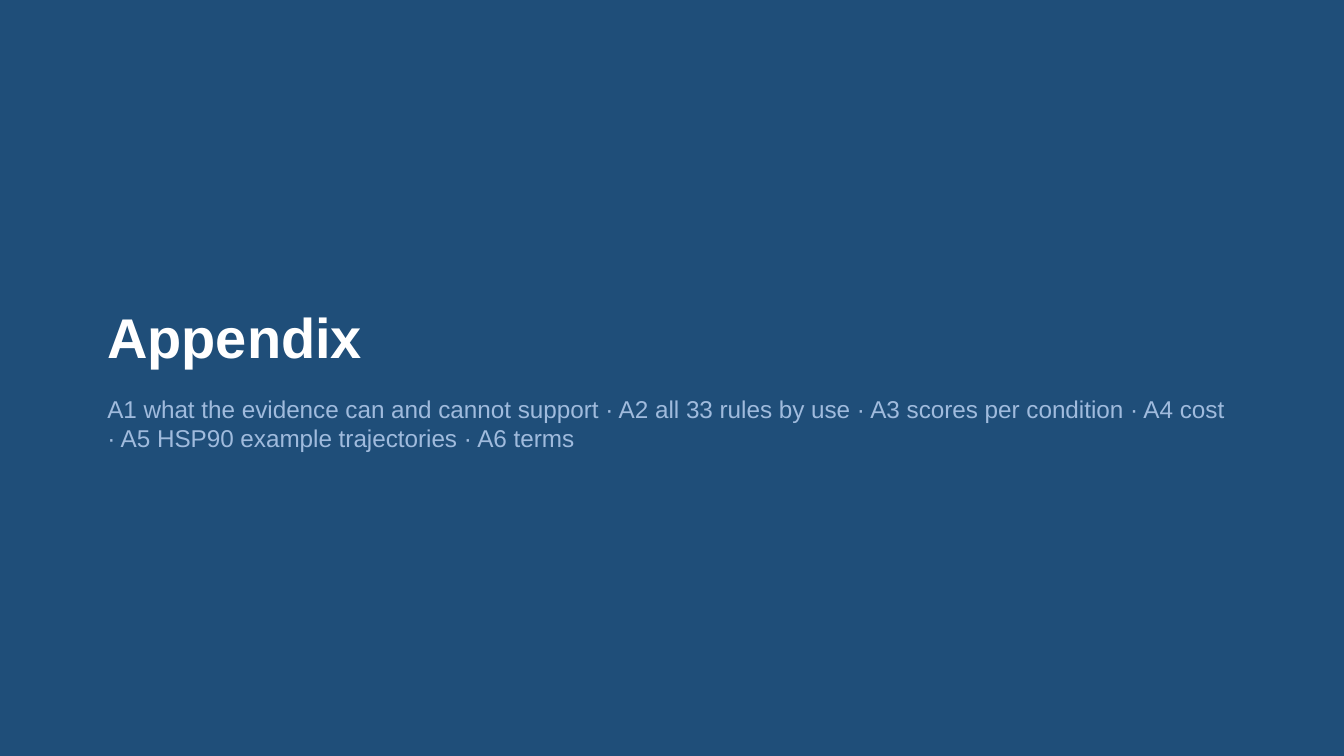
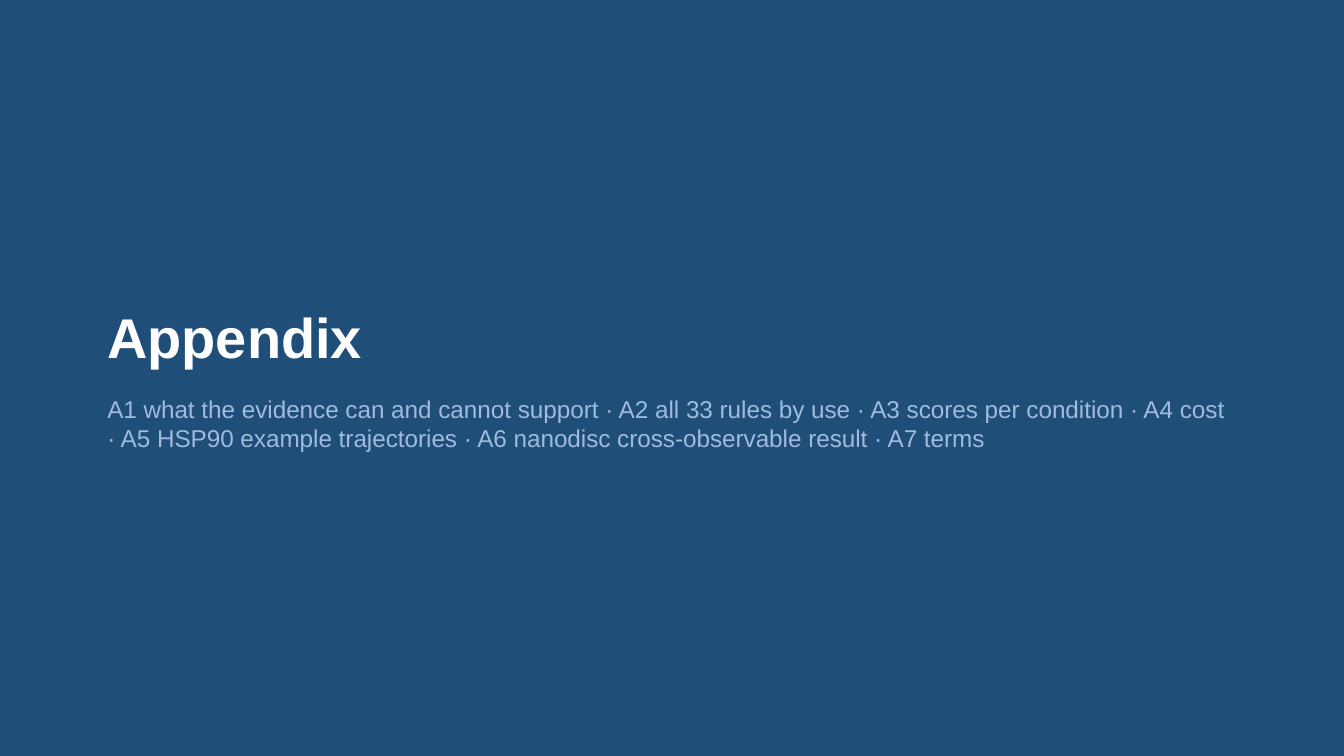
Before and after one commit to alex051107/dynamics-atlas-harness, a slide deck: slide 20 of review/rules-agent-study-20260909/development-results/SOOJUNG_DISCUSSION_20260910_EN.pptx. Drawn at 1344x756 pixels with LibreOffice and Linux fonts; fonts in the diff are those of the drawing. Boxes give left, top, right and bottom in pixels: in the first picture for what was removed or moved away, otherwise in the second. Text is boxed around its words. In the diff, an @@ line names an element or a change of style, - is before the commit and + after.

```diff
--- a/review/rules-agent-study-20260909/development-results/SOOJUNG_DISCUSSION_20260910_EN.pptx
+++ b/review/rules-agent-study-20260909/development-results/SOOJUNG_DISCUSSION_20260910_EN.pptx
@@ text at (107, 400, 1224, 452): text changed @@
-A1 what the evidence can and cannot support · A2 all 33 rules by use · A3 scores per condition · A4 cost · A5 HSP90 example trajectories · A6 terms
+A1 what the evidence can and cannot support · A2 all 33 rules by use · A3 scores per condition · A4 cost · A5 HSP90 example trajectories · A6 nanodisc cross-observable result · A7 terms
```
Also in this commit, not shown: 13 other slides changed, 2 slides added, 1 slide removed, 8 other files.
